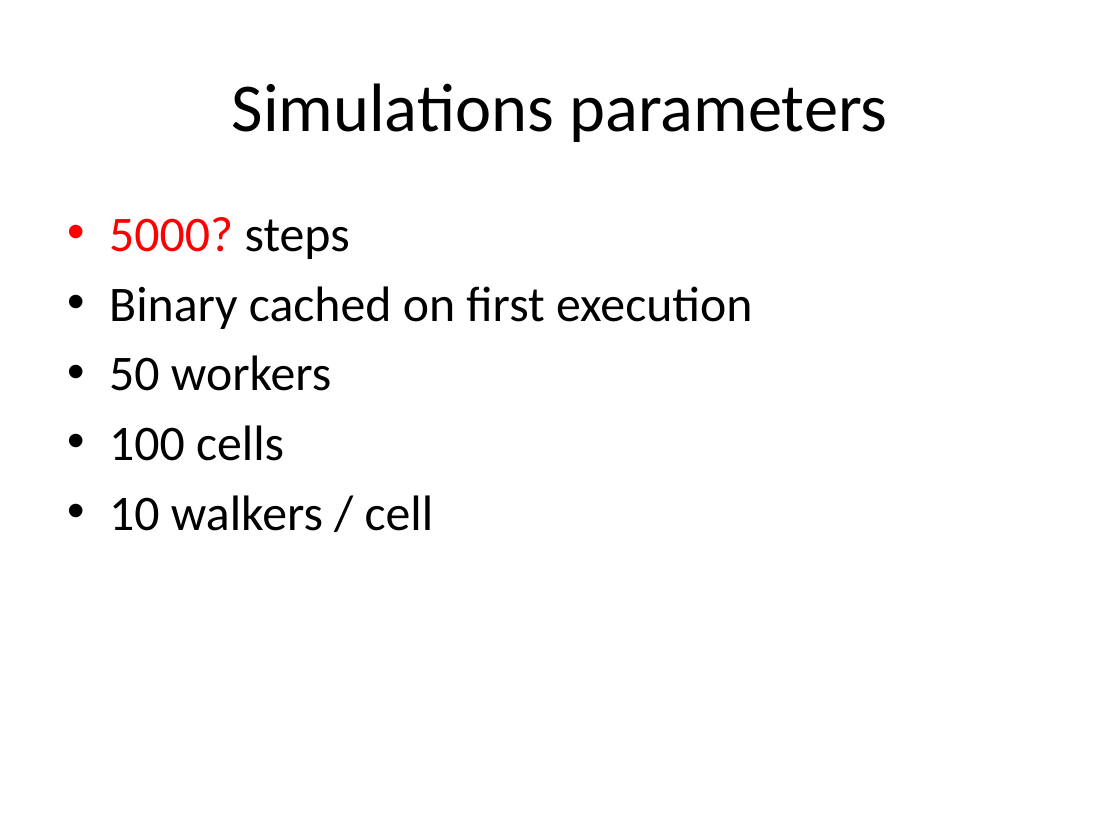
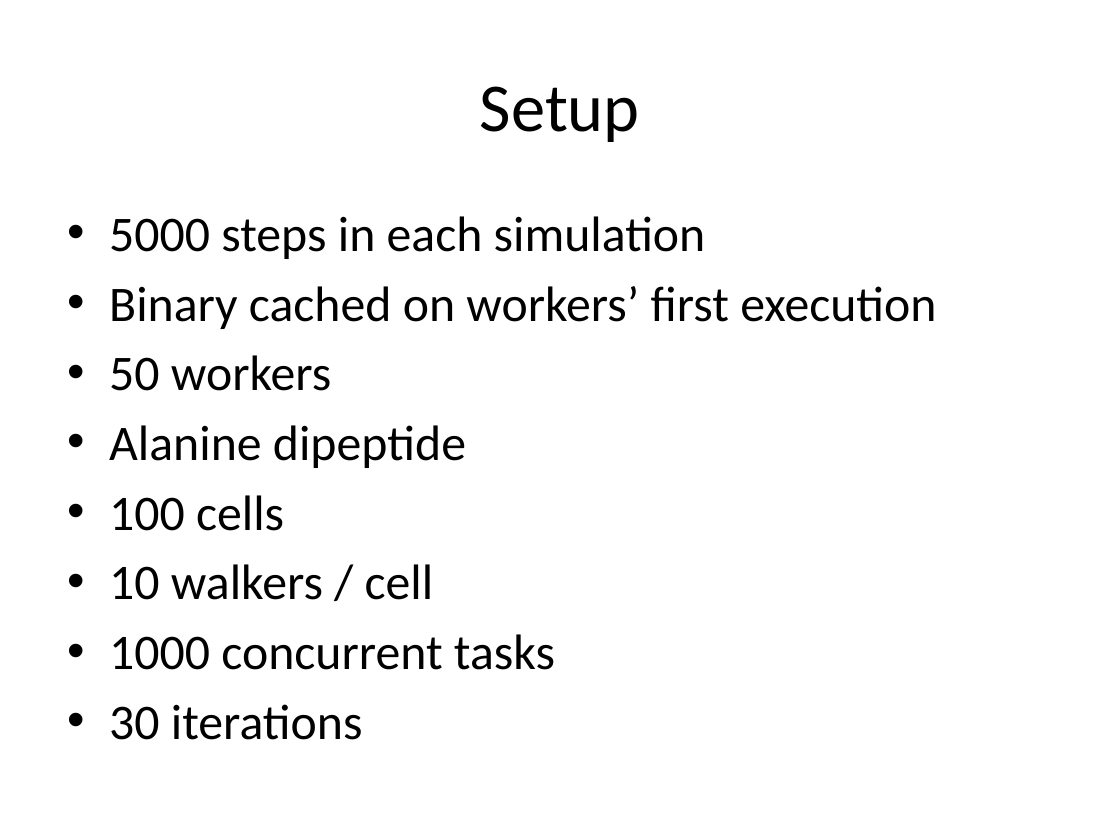
Before and after one commit to cooperative-computing-lab/awe, a slide deck: slide 2 of stats.has-plots/summary.pptx. Drawn at 1120x840 pixels with LibreOffice and Linux fonts; fonts in the diff are those of the drawing. Boxes give left, top, right and bottom in pixels: in the first picture for what was removed or moved away, otherwise in the second. Text is boxed around its words. In the diff, an @@ line names an element or a change of style, - is before the commit and + after.

```diff
--- a/stats.has-plots/summary.pptx
+++ b/stats.has-plots/summary.pptx
@@ title at <box>480,86,640,142</box>: text changed @@
-Simulations parameters
+Setup
@@ text at <box>109,216,936,329</box>: text changed @@
-• 5000? steps
-• Binary cached on first execution
+• 5000 steps in each simulation
+• Binary cached on workers’ first execution
@@ text at <box>109,425,466,468</box>: paragraph added @@
+• Alanine dipeptide
@@ text at <box>109,634,555,740</box>: paragraphs added @@
+• 1000 concurrent tasks
+• 30 iterations
```
Also in this commit, not shown: 4 other slides changed.
